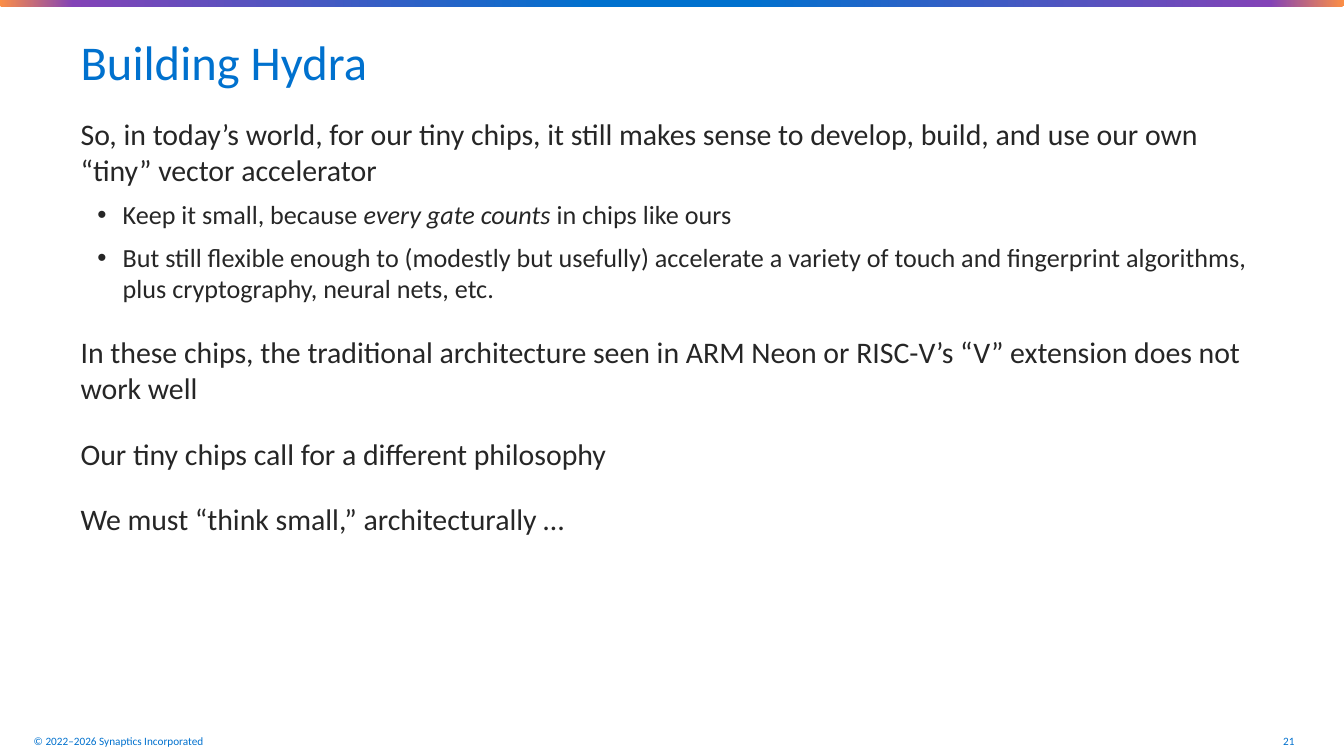
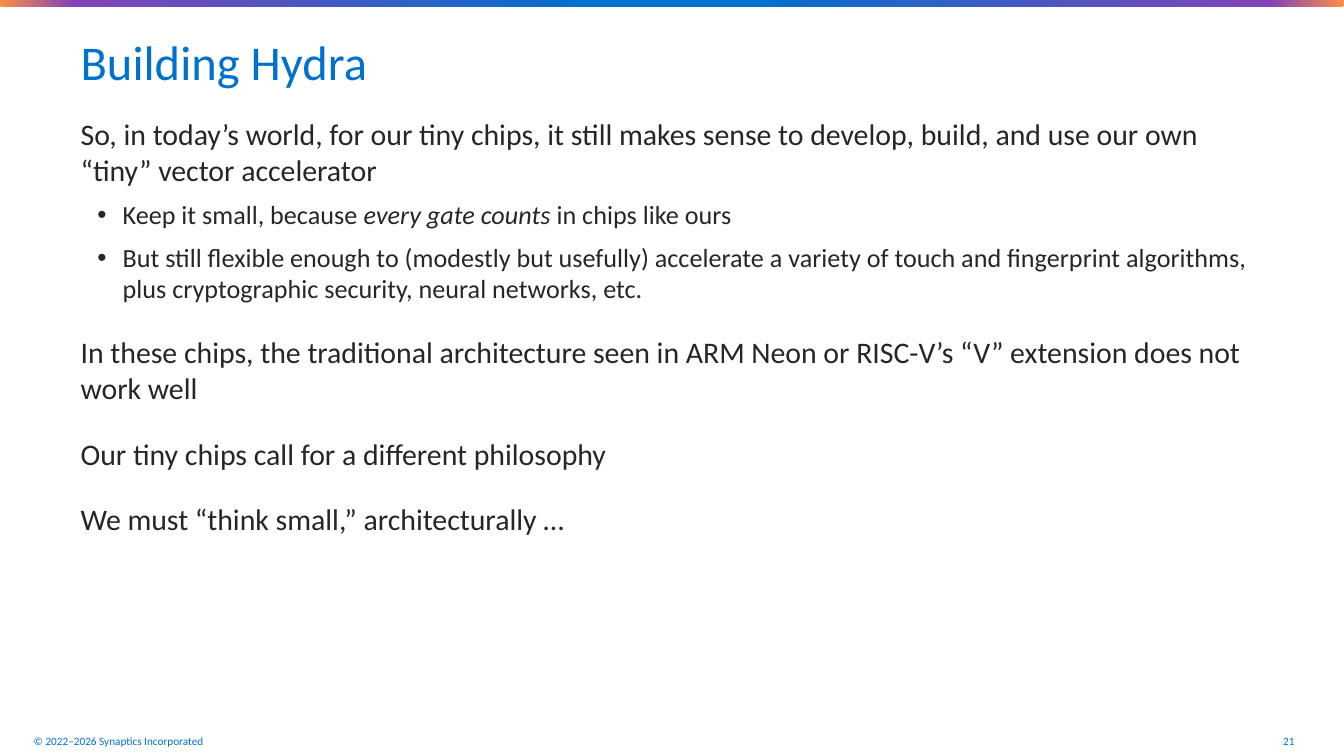
Before and after one commit to synaptics-public/synaptics-hydra, a slide deck: slide 21 of doc/hydra4-architecture-overview.pptx. Drawn at 1344x756 pixels with LibreOffice and Linux fonts; fonts in the diff are those of the drawing; background and template pictures are left out. Boxes give left, top, right and bottom in pixels: in the first picture for what was removed or moved away, otherwise in the second. Text is boxed around its words. In the diff, an @@ line names an element or a change of style, - is before the commit and + after.

Commit message:
Various improvements to the Hydra slide deck.

```diff
--- a/doc/hydra4-architecture-overview.pptx
+++ b/doc/hydra4-architecture-overview.pptx
@@ text at bbox=[123, 248, 1246, 303]: text changed @@
-  • But still flexible enough to (modestly but usefully) accelerate a variety of touch and fingerprint algorithms, plus cryptography, neural nets, etc.
+  • But still flexible enough to (modestly but usefully) accelerate a variety of touch and fingerprint algorithms, plus cryptographic security, neural networks, etc.
```
Also in this commit, not shown: 52 other slides changed, 2 slides added, 1 other file.
